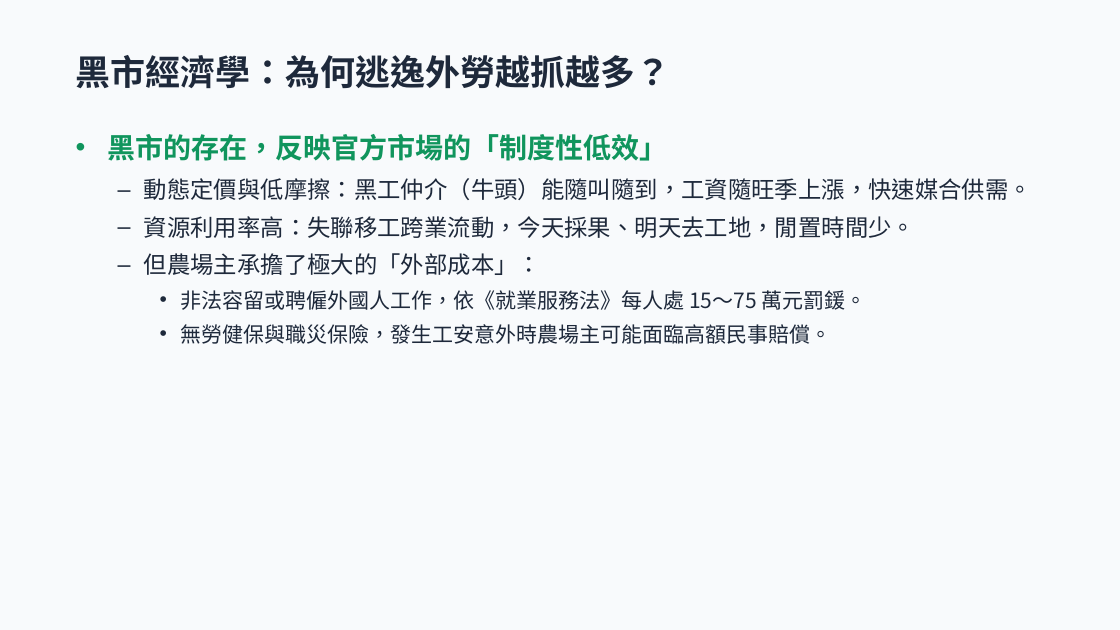
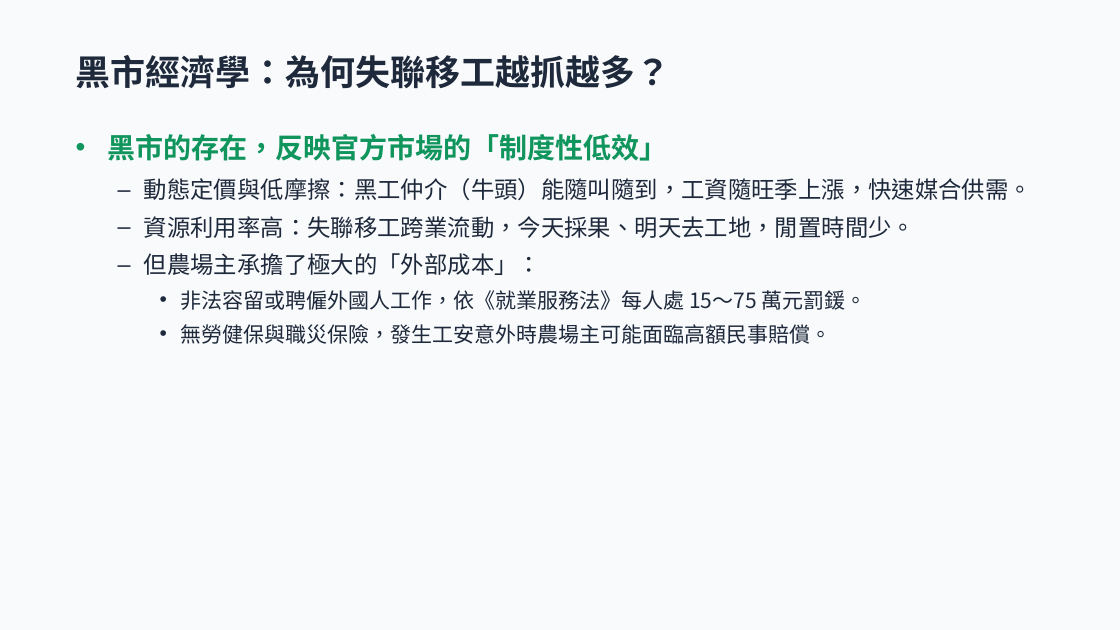
Before and after one commit to xx8888x/agridispatch, a slide deck: slide 3 of 06_簡報與路演Pitch/agricultural_labor_dispatch_pitch.pptx. Drawn at 1120x630 pixels with LibreOffice and Linux fonts; fonts in the diff are those of the drawing. Boxes give left, top, right and bottom in pixels: in the first picture for what was removed or moved away, otherwise in the second. Text is boxed around its words. In the diff, an @@ line names an element or a change of style, - is before the commit and + after.

```diff
--- a/06_簡報與路演Pitch/agricultural_labor_dispatch_pitch.pptx
+++ b/06_簡報與路演Pitch/agricultural_labor_dispatch_pitch.pptx
@@ title at (76, 55, 671, 89): text changed @@
-黑市經濟學：為何逃逸外勞越抓越多？
+黑市經濟學：為何失聯移工越抓越多？
```
Also in this commit, not shown: 3 other slides changed, 1 other file.
